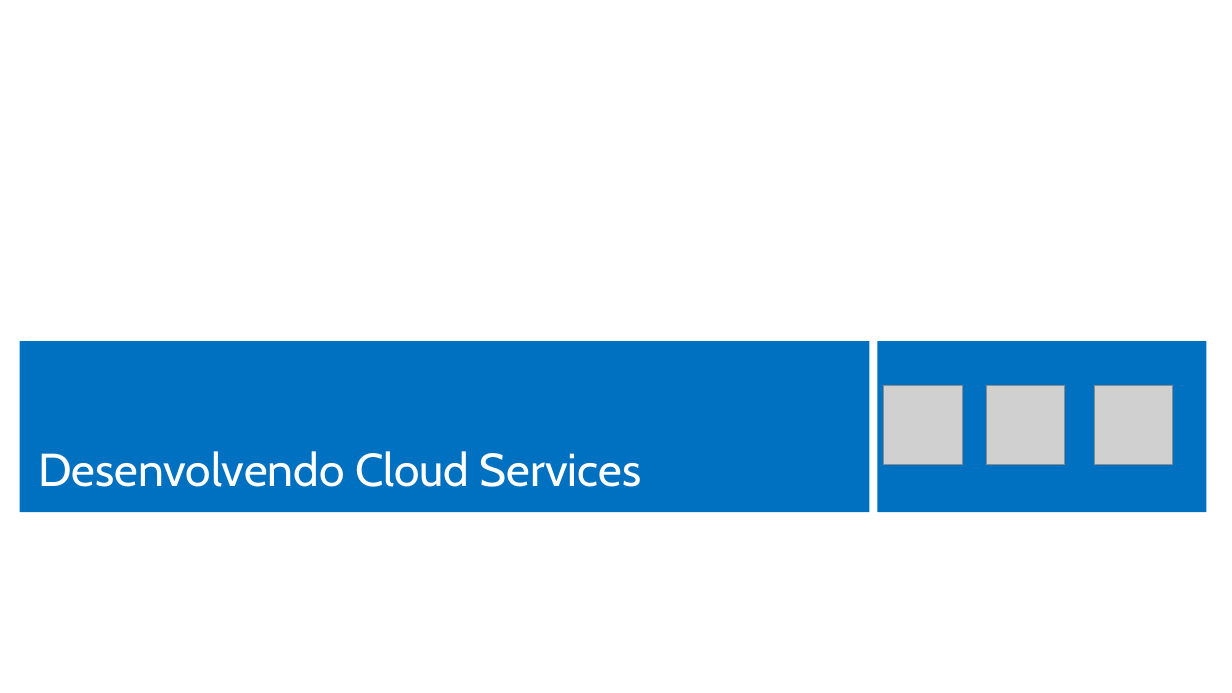
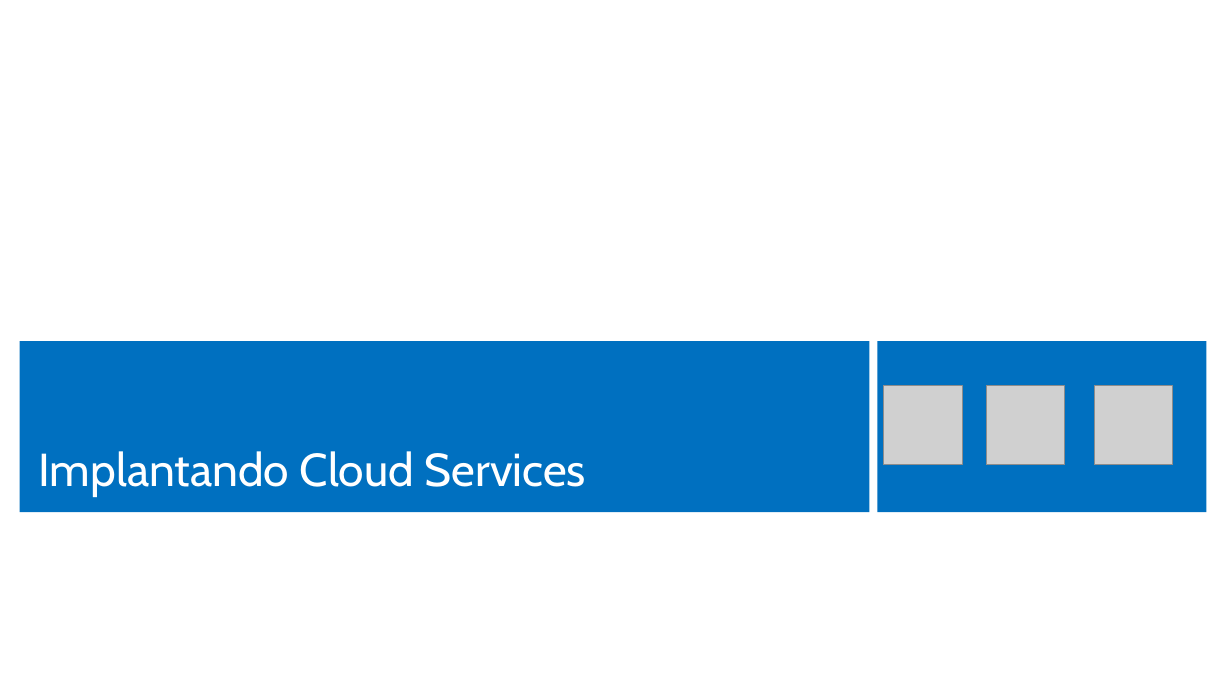
Before and after one commit to Evilazaro/MCSDAzureTraining, a slide deck: slide 29 of Design and Implement Cloud Services/Design and Implement Cloud Services.pptx. Drawn at 1232x693 pixels with LibreOffice and Linux fonts; fonts in the diff are those of the drawing; grey boxes stand for pictures. Boxes give left, top, right and bottom in pixels: in the first picture for what was removed or moved away, otherwise in the second. Text is boxed around its words. In the diff, an @@ line names an element or a change of style, - is before the commit and + after.

Commit message:
Tradução Desenvolvendo Cloud SErvices finalizada

```diff
--- a/Design and Implement Cloud Services/Design and Implement Cloud Services.pptx
+++ b/Design and Implement Cloud Services/Design and Implement Cloud Services.pptx
@@ text at [39, 451, 586, 497]: text changed @@
-Desenvolvendo Cloud Services
+Implantando Cloud Services
```
Also in this commit, not shown: 3 other slides changed.
